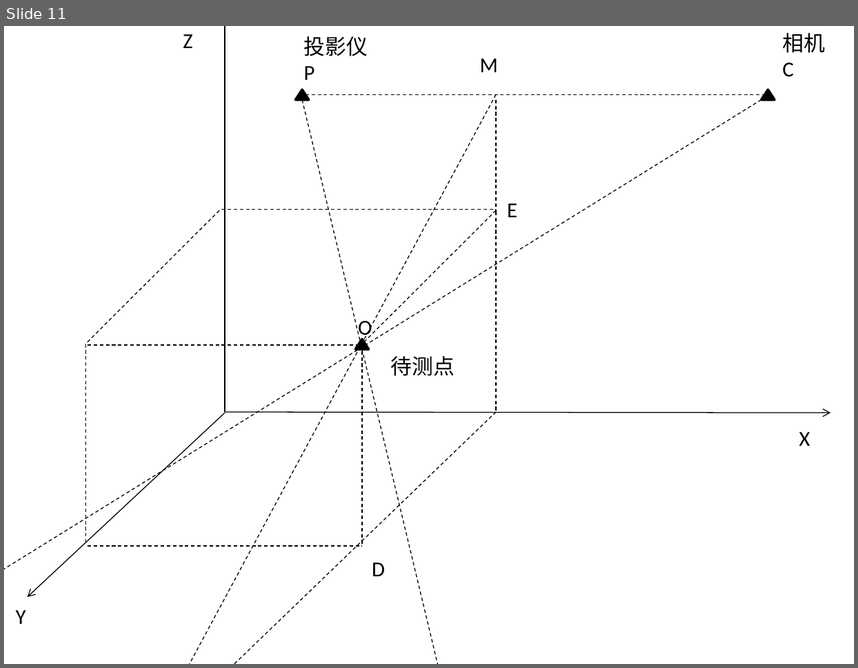
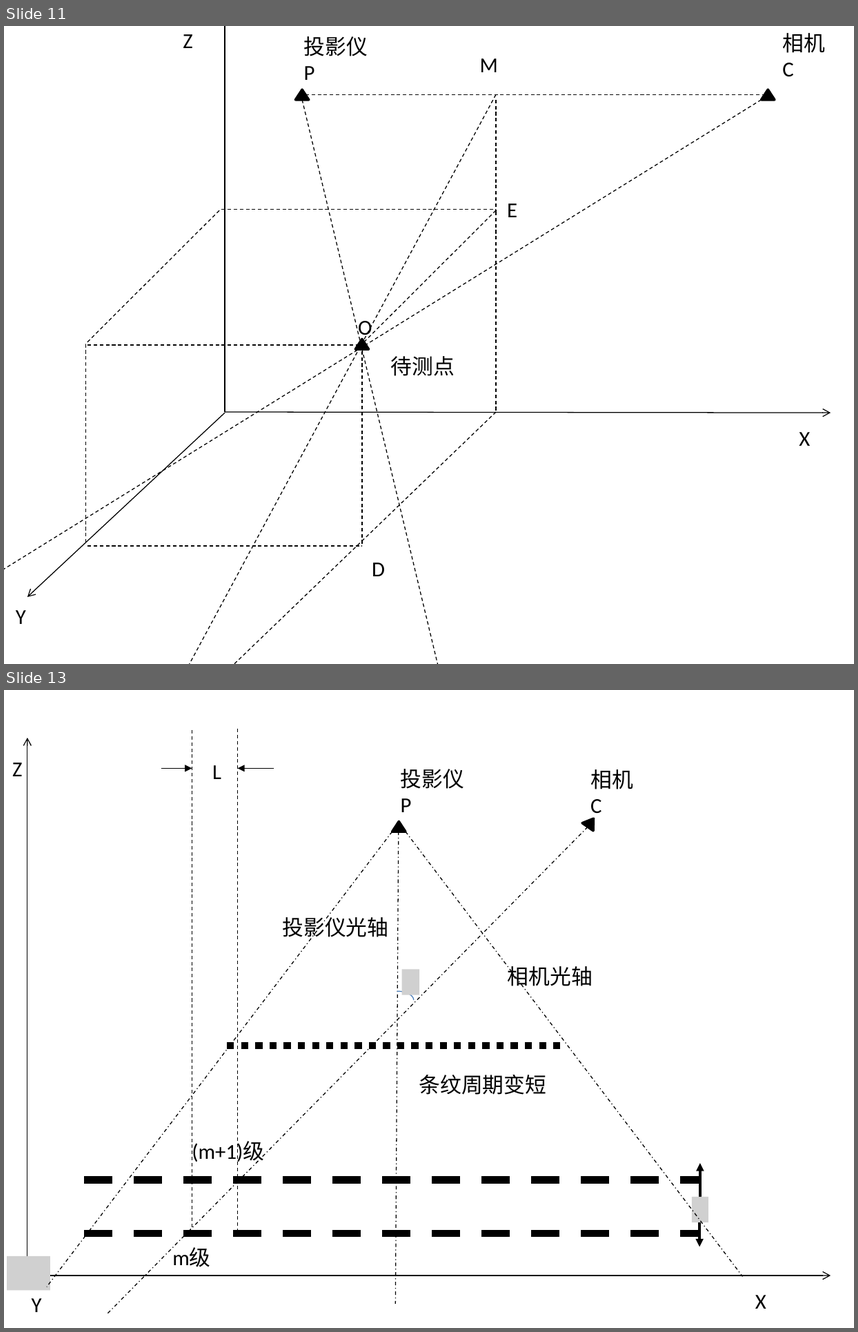
Before and after one commit to FZhg/Undergraduate-Thesis, a slide deck: Graphic & Tables.pptx. Shown one above the other, each under a label of ours: slide 11 before the commit, slides 11 and 13 after it; the slides between them are not shown. The pictures are 858x668 and 858x1332 pixels, drawn with LibreOffice and Linux fonts; fonts in the diff are those of the drawing; grey boxes stand for pictures. Boxes give left, top, right and bottom in pixels: in the first picture for what was removed or moved away, otherwise in the second. Text is boxed around its words. In the diff, an @@ line names an element or a change of style, - is before the commit and + after.

```diff
--- a/Graphic & Tables.pptx
+++ b/Graphic & Tables.pptx
@@ slide 13 added at [4, 690, 854, 1328], background #FFFFFF @@
@@ line added from (192, 1233) to (192, 727), #000000 0.75 pt dashed @@
@@ line added from (238, 1232) to (238, 727), #000000 0.75 pt dashed @@
@@ arrow added from (27, 1276) to (27, 738), #000000 0.75 pt @@
@@ text added at [12, 762, 22, 776], 18 pt, text #000000 @@
+Z
@@ arrow added from (161, 768) to (192, 768), #000000 0.75 pt @@
@@ text added at [212, 765, 221, 779], 18 pt, text #000000 @@
+L
@@ arrow added from (274, 768) to (238, 768), #000000 0.75 pt @@
@@ text added at [401, 769, 464, 812], 18 pt, text #000000 @@
+投影仪 P
@@ text added at [590, 769, 633, 819], 18 pt, text #000000 @@
+相机
+C
@@ line added from (392, 832) to (47, 1287), #000000 0.75 pt dashed @@
@@ line added from (588, 827) to (107, 1313), #000000 0.75 pt dashed @@
@@ triangle added at [392, 822, 406, 832], fill #000000, outline #000000 2 pt @@
@@ line added from (399, 832) to (396, 1303), #000000 0.75 pt dashed @@
@@ line added from (406, 832) to (743, 1276), #000000 0.75 pt dashed @@
@@ triangle added at [582, 814, 599, 831], fill #000000, outline #000000 2 pt @@
@@ text added at [283, 915, 389, 941], 18 pt, text #000000 @@
+投影仪光轴
@@ picture added at [402, 969, 419, 994] @@
@@ text added at [508, 965, 593, 989], 18 pt, text #000000 @@
+相机光轴
@@ arc (boxed as its full ellipse) added at [381, 991, 414, 1009], outline #4B7EBC 0.75 pt @@
@@ line added from (227, 1045) to (562, 1045), #000000 6 pt dashed @@
@@ text added at [419, 1074, 547, 1094], 18 pt, text #000000 @@
+条纹周期变短
@@ text added at [192, 1141, 264, 1164], 18 pt, text #000000 @@
+(m+1)级
@@ arrow added from (700, 1196) to (700, 1163), #000000 2.25 pt @@
@@ line added from (84, 1180) to (700, 1180), #000000 6 pt dashed @@
@@ picture added at [692, 1196, 708, 1222] @@
@@ arrow added from (700, 1217) to (700, 1247), #000000 2.25 pt @@
@@ line added from (84, 1233) to (700, 1233), #000000 6 pt dashed @@
@@ text added at [172, 1247, 210, 1267], 18 pt, text #000000 @@
+m级
@@ picture added at [7, 1255, 50, 1290] @@
@@ arrow added from (27, 1275) to (831, 1275), #000000 0.75 pt @@
@@ text added at [32, 1298, 42, 1312], 18 pt, text #000000 @@
+Y
@@ text added at [755, 1294, 766, 1308], 18 pt, text #000000 @@
+X
```
Also in this commit, not shown: 1 other slide added, 1 slide removed, 4 other files.
